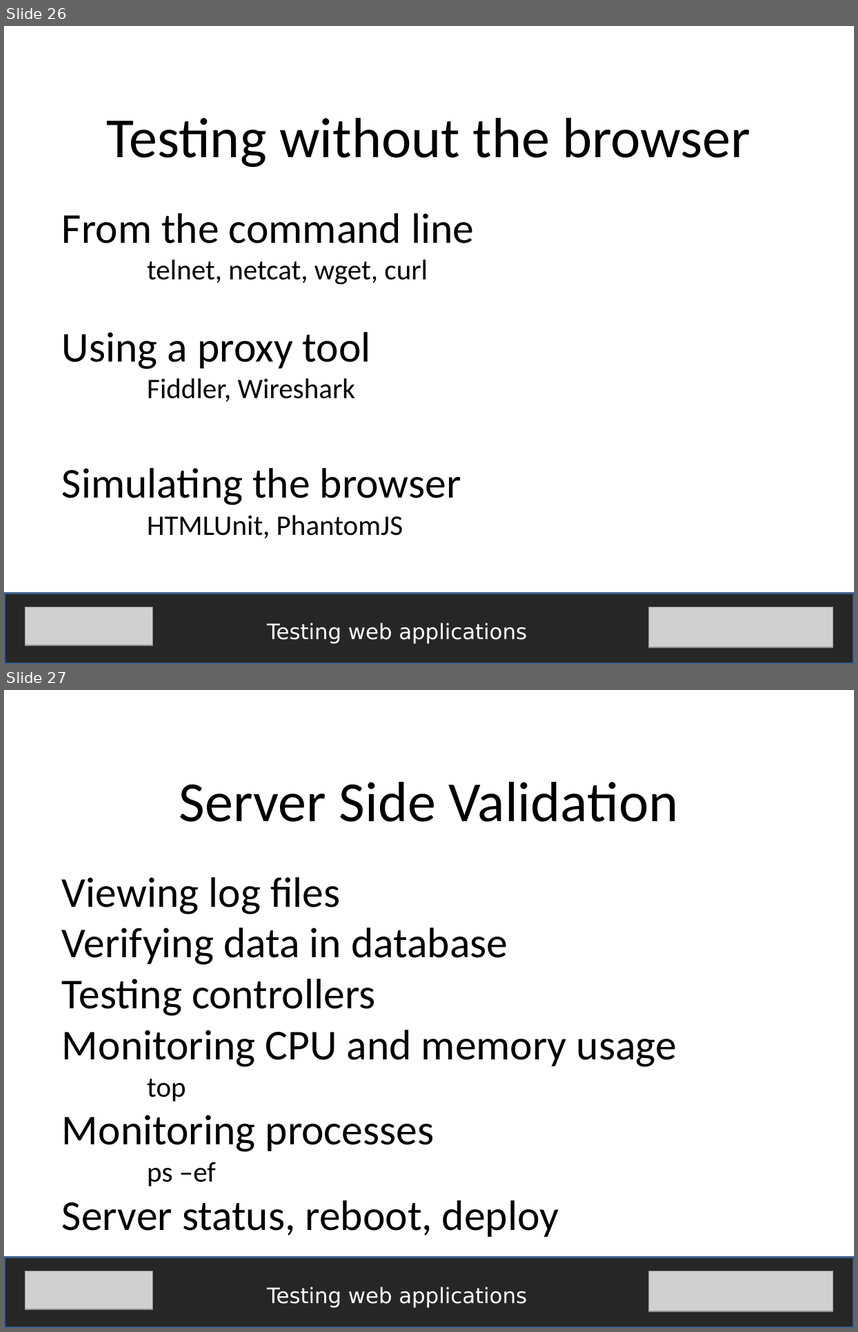
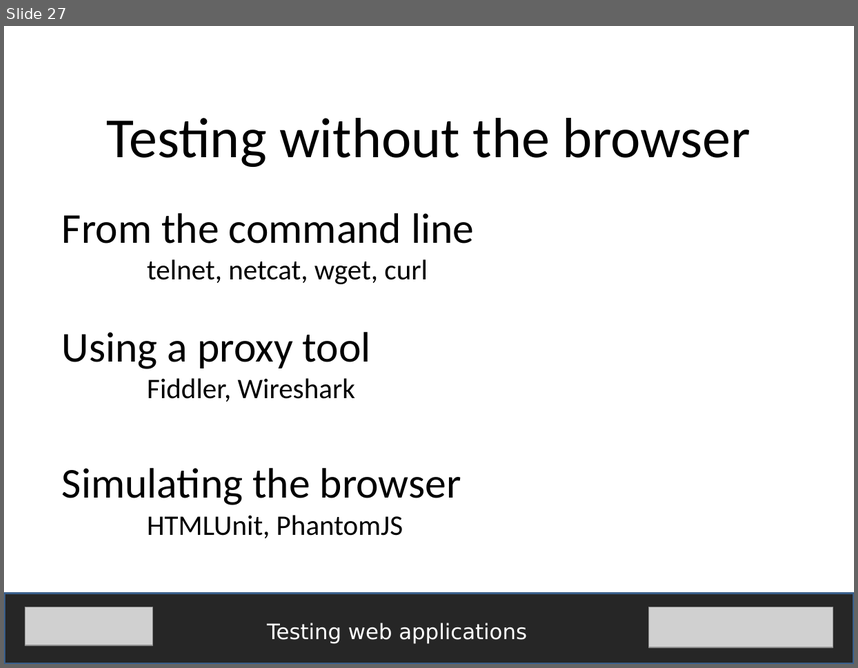
Before and after one commit to fijiaaron/testing-web-apps-and-services, a slide deck: presentations/Testing web apps.pptx. Shown one above the other, each under a label of ours: slides 26 and 27 before the commit, slide 27 after it. The pictures are 858x1332 and 858x668 pixels, drawn with LibreOffice and Linux fonts; fonts in the diff are those of the drawing; grey boxes stand for pictures. Boxes give left, top, right and bottom in pixels: in the first picture for what was removed or moved away, otherwise in the second. Text is boxed around its words. In the diff, an @@ line names an element or a change of style, - is before the commit and + after.

Commit message:
updated testing web apps presentation and added server side validation presentation

```diff
--- a/presentations/Testing web apps.pptx
+++ b/presentations/Testing web apps.pptx
@@ slide 27 removed at (x1=4, y1=690, x2=854, y2=1328), background #FFFFFF @@
@@ text removed at (x1=179, y1=782, x2=679, y2=822) @@
-Server Side Validation
@@ text removed at (x1=62, y1=877, x2=677, y2=1236) @@
-Viewing log files
-Verifying data in database
-Testing controllers
-Monitoring CPU and memory usage
-top
-Monitoring processes
-ps –ef
-Server status, reboot, deploy
@@ rectangle removed at (x1=4, y1=1257, x2=854, y2=1328) @@
@@ picture removed at (x1=25, y1=1270, x2=153, y2=1309) @@
@@ text removed at (x1=267, y1=1286, x2=527, y2=1308) @@
-Testing web applications
@@ picture removed at (x1=648, y1=1270, x2=833, y2=1310) @@
@@ what was slide 26 is now slide 27 @@
```
Also in this commit, not shown: 3 slides changed, 2 slides added, 1 other file.
